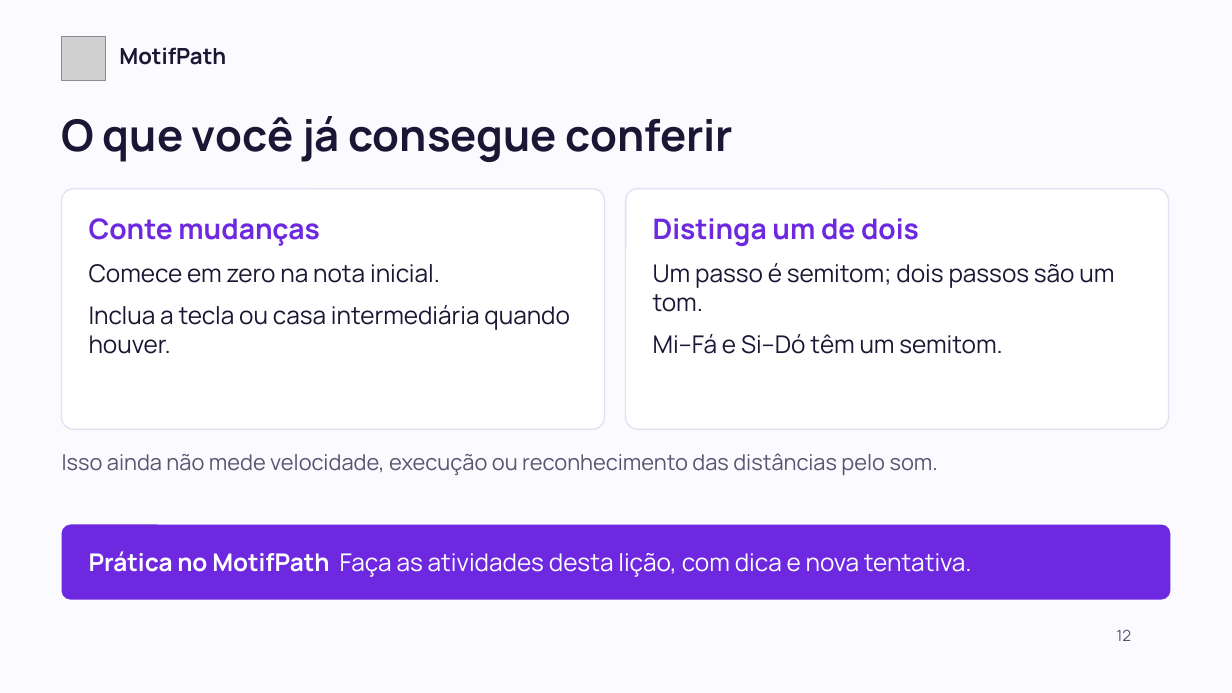
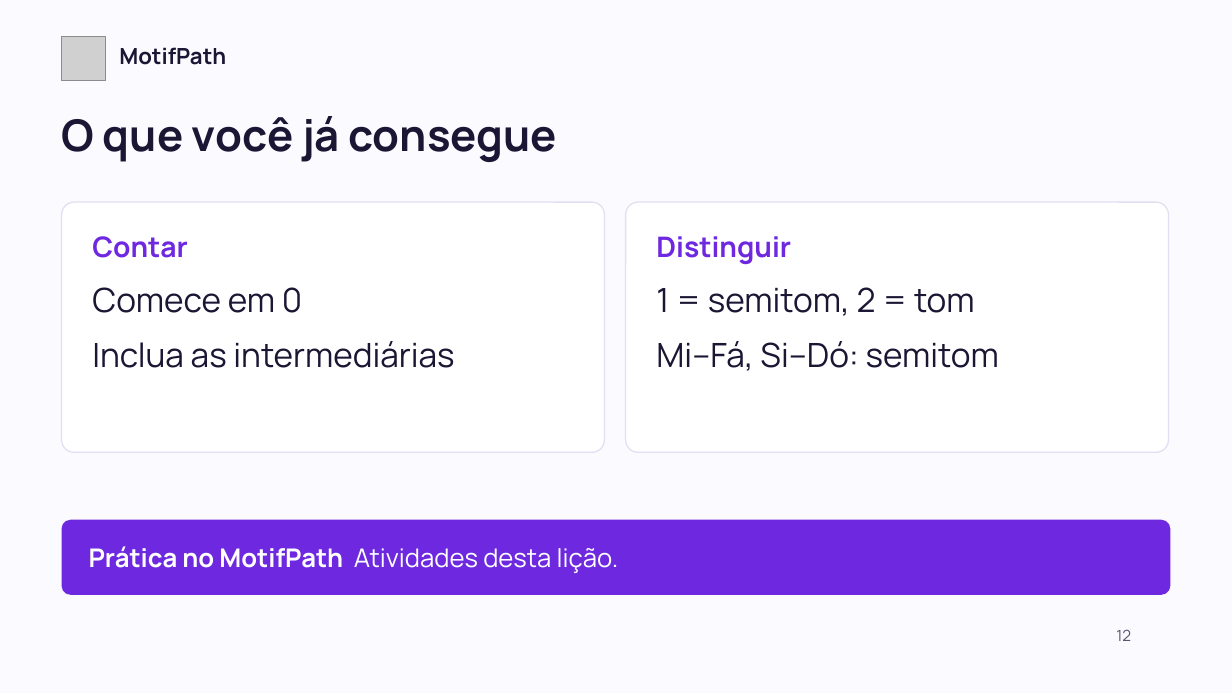
Before and after one commit to motifpath/motifpath-specs, a slide deck: slide 12 of curriculum/content/first-notes/slides/lesson-b.pt-BR.pptx. Drawn at 1232x693 pixels with LibreOffice and Linux fonts; fonts in the diff are those of the drawing; grey boxes stand for pictures. Boxes give left, top, right and bottom in pixels: in the first picture for what was removed or moved away, otherwise in the second. Text is boxed around its words. In the diff, an @@ line names an element or a change of style, - is before the commit and + after.

```diff
--- a/curriculum/content/first-notes/slides/lesson-b.pt-BR.pptx
+++ b/curriculum/content/first-notes/slides/lesson-b.pt-BR.pptx
@@ text at <box>62,116,557,162</box>: text changed @@
-O que você já consegue conferir
+O que você já consegue
@@ rounded rectangle: place and size @@
-rounded rectangle at <box>62,189,605,429</box>
+rounded rectangle at <box>62,202,605,453</box>
@@ rounded rectangle: place and size @@
-rounded rectangle at <box>626,189,1169,429</box>
+rounded rectangle at <box>626,202,1169,453</box>
@@ text at <box>92,236,188,258</box>: text changed @@
-Conte mudanças
+Contar
@@ text at <box>656,236,791,264</box>: text changed @@
-Distinga um de dois
+Distinguir
@@ text at <box>92,287,454,368</box>: text changed; size 19 to 26 pt @@
-Comece em zero na nota inicial.
-Inclua a tecla ou casa intermediária quando houver.
+Comece em 0
+Inclua as intermediárias
@@ text at <box>656,287,999,371</box>: text changed; size 19 to 26 pt @@
-Um passo é semitom; dois passos são um tom.
-Mi–Fá e Si–Dó têm um semitom.
+1 = semitom, 2 = tom
+Mi–Fá, Si–Dó: semitom
@@ text removed at <box>62,453,938,475</box> @@
-Isso ainda não mede velocidade, execução ou reconhecimento das distâncias pelo som.
@@ rounded rectangle: place and size @@
-rounded rectangle at <box>62,525,1171,600</box>
+rounded rectangle at <box>62,519,1171,594</box>
@@ text at <box>89,546,619,573</box>: text changed; size 19 to 20 pt @@
-Prática no MotifPath Faça as atividades desta lição, com dica e nova tentativa.
+Prática no MotifPath Atividades desta lição.
```
Also in this commit, not shown: 11 other slides changed, 1 slide removed, 5 other files.
